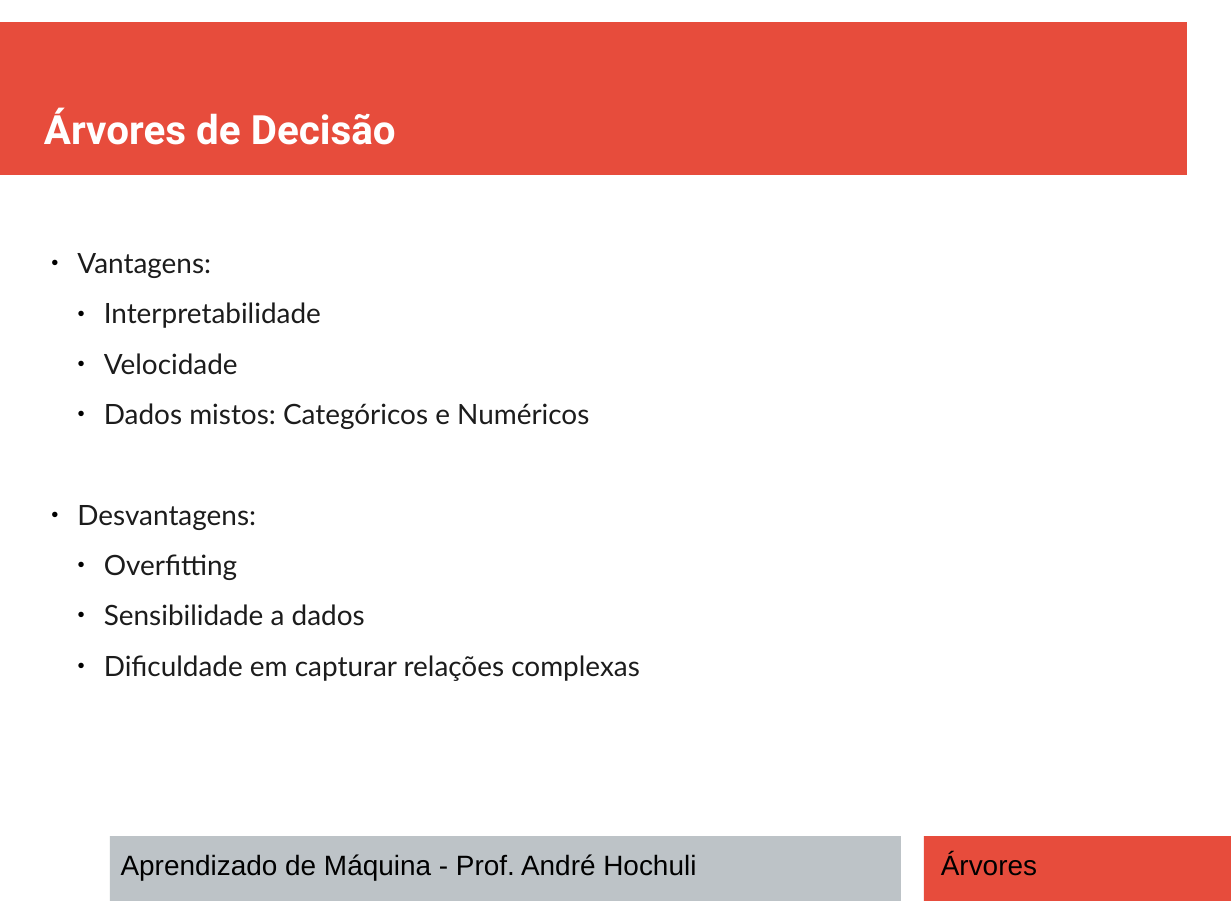
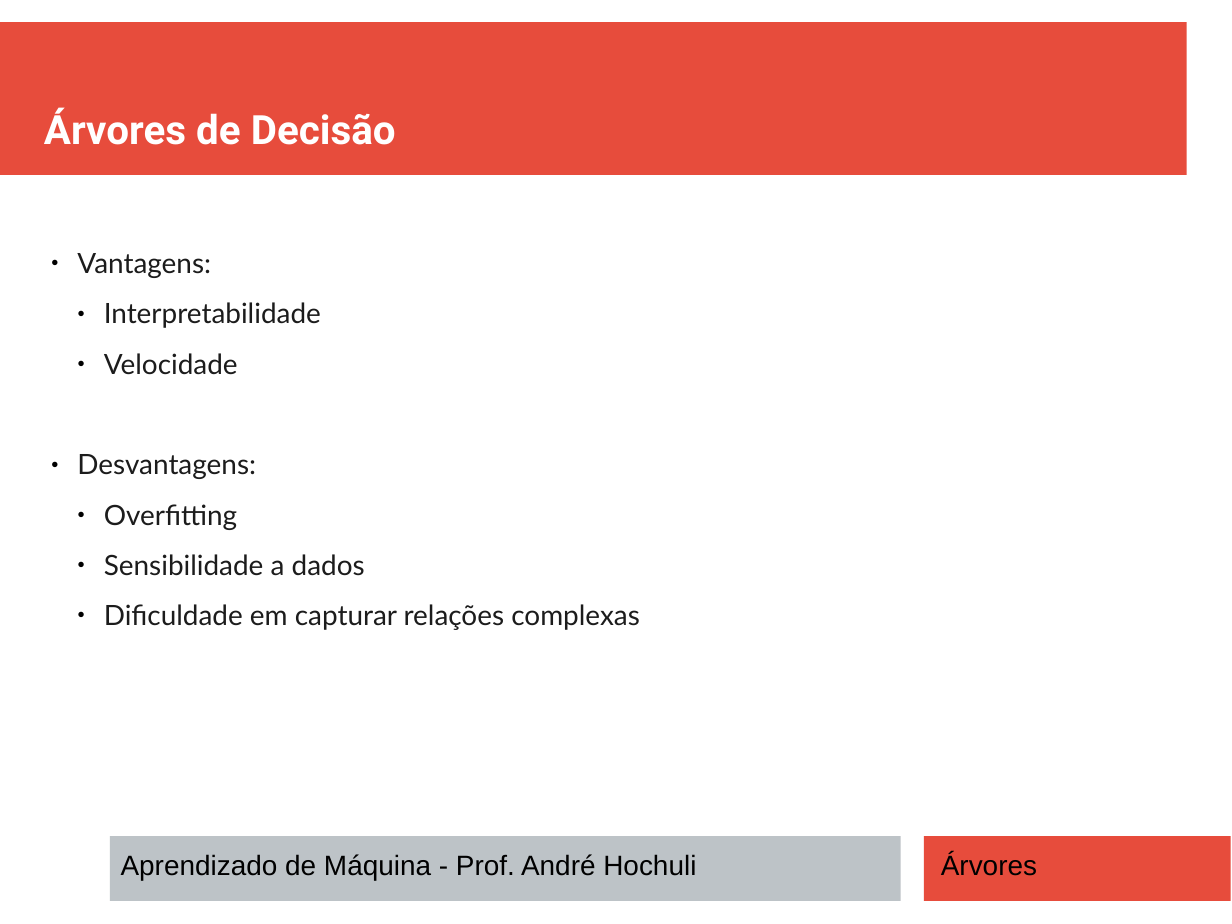
Before and after one commit to andrehochuli/teaching, a slide deck: slide 16 of AprendizadoMaquina/Tópico 02 - Aprendizado Supervisionado/03 - ARVORES DECISÃO/Tópico 02 - Aprendizado-Supervisionado - Arvores.pptx. Drawn at 1232x924 pixels with LibreOffice and Linux fonts; fonts in the diff are those of the drawing. Boxes give left, top, right and bottom in pixels: in the first picture for what was removed or moved away, otherwise in the second. Text is boxed around its words. In the diff, an @@ line names an element or a change of style, - is before the commit and + after.

```diff
--- a/AprendizadoMaquina/Tópico 02 - Aprendizado Supervisionado/03 - ARVORES DECISÃO/Tópico 02 - Aprendizado-Supervisionado - Arvores.pptx
+++ b/AprendizadoMaquina/Tópico 02 - Aprendizado Supervisionado/03 - ARVORES DECISÃO/Tópico 02 - Aprendizado-Supervisionado - Arvores.pptx
@@ text at (x1=104, y1=403, x2=589, y2=429): paragraph removed @@
-  ● Dados mistos: Categóricos e Numéricos
```
Also in this commit, not shown: 6 other slides changed, 10 other files.
